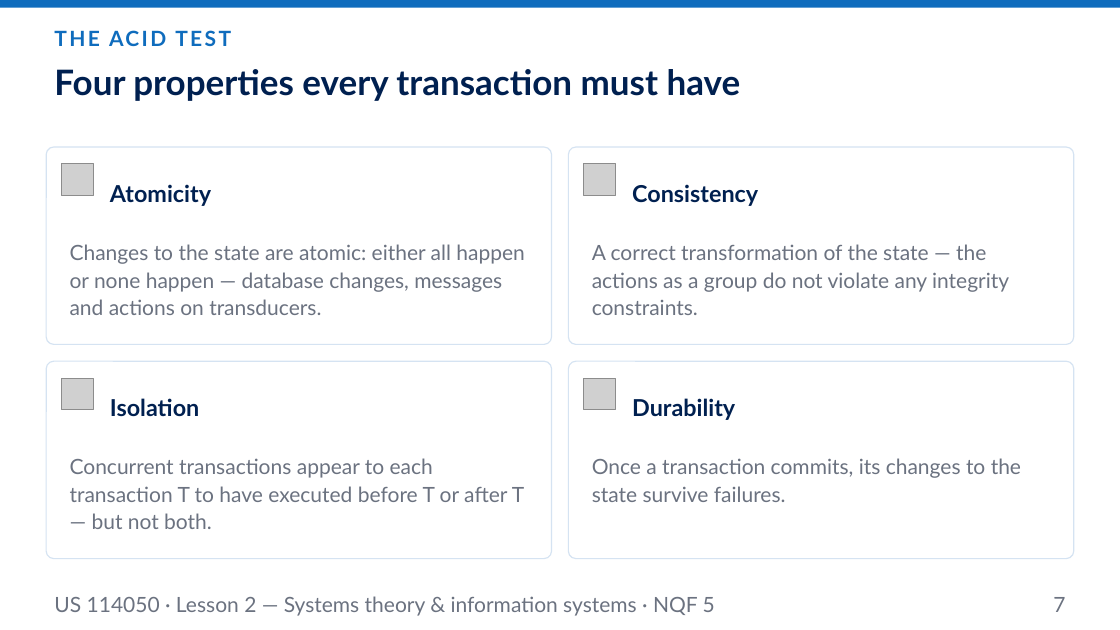
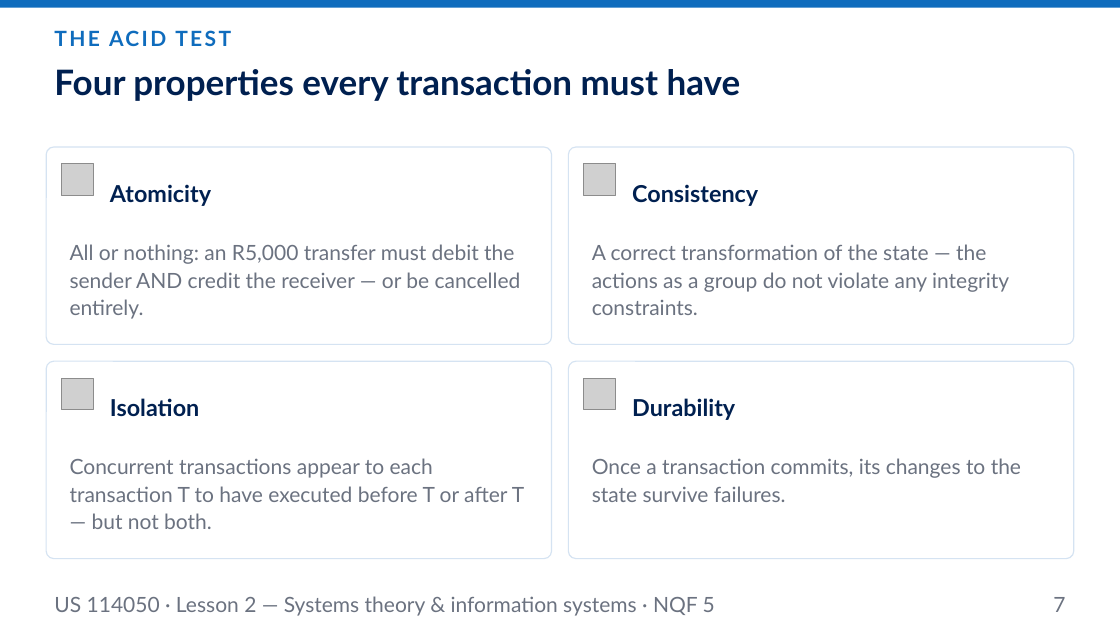
Before and after one commit to andrekyle/ITsystemsupport, a slide deck: slide 7 of public/downloads/US-114050-L2-Systems-Theory.pptx. Drawn at 1120x630 pixels with LibreOffice and Linux fonts; fonts in the diff are those of the drawing; grey boxes stand for pictures. Boxes give left, top, right and bottom in pixels: in the first picture for what was removed or moved away, otherwise in the second. Text is boxed around its words. In the diff, an @@ line names an element or a change of style, - is before the commit and + after.

```diff
--- a/public/downloads/US-114050-L2-Systems-Theory.pptx
+++ b/public/downloads/US-114050-L2-Systems-Theory.pptx
@@ text at (x1=70, y1=244, x2=521, y2=319): text changed @@
-Changes to the state are atomic: either all happen or none happen — database changes, messages and actions on transducers.
+All or nothing: an R5,000 transfer must debit the sender AND credit the receiver — or be cancelled entirely.
```
Also in this commit, not shown: 2 other files.
